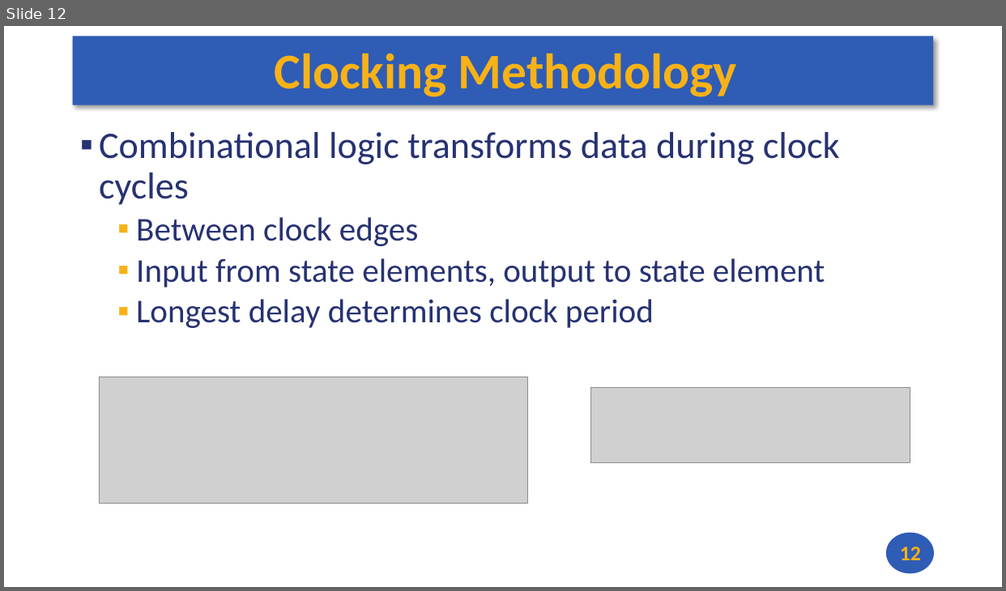
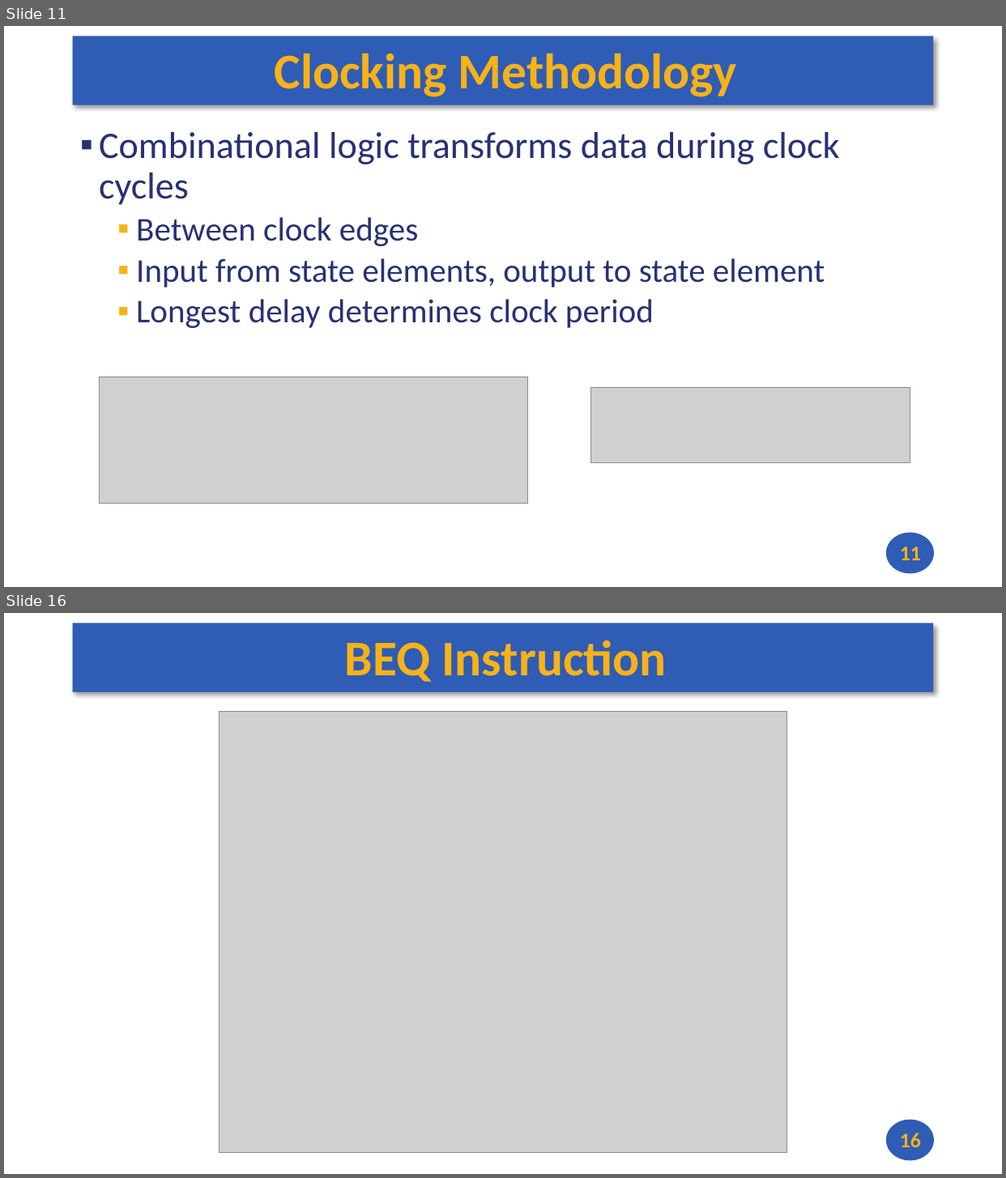
Before and after one commit to andrewt0301/hse-acos-course, a slide deck: docs/part1ca/09_Pipeline/CA_Lecture_09.pptx. Shown one above the other, each under a label of ours: slide 12 before the commit, slides 11 and 16 after it; the slides between them are not shown. The pictures are 1006x591 and 1006x1178 pixels, drawn with LibreOffice and Linux fonts; fonts in the diff are those of the drawing; grey boxes stand for pictures. Boxes give left, top, right and bottom in pixels: in the first picture for what was removed or moved away, otherwise in the second. Text is boxed around its words. In the diff, an @@ line names an element or a change of style, - is before the commit and + after.

```diff
--- a/docs/part1ca/09_Pipeline/CA_Lecture_09.pptx
+++ b/docs/part1ca/09_Pipeline/CA_Lecture_09.pptx
@@ slide 16 added at <box>4,613,1002,1174</box>, background #FFFFFF; not listed: 2 template elements that a slide beside it also shows @@
@@ title added at <box>345,640,667,682</box>, 48 pt, text #F7B217, bold @@
+BEQ Instruction
@@ picture added at <box>219,712,787,1153</box> @@
@@ page number added at <box>900,1133,921,1148</box>, 20 pt, text #F7B217, bold @@
+16
@@ what was slide 12 is now slide 11 @@
@@ page number at <box>900,547,921,561</box>: text changed @@
-12
+11
```
Also in this commit, not shown: 4 other slides added, 1 other file.
